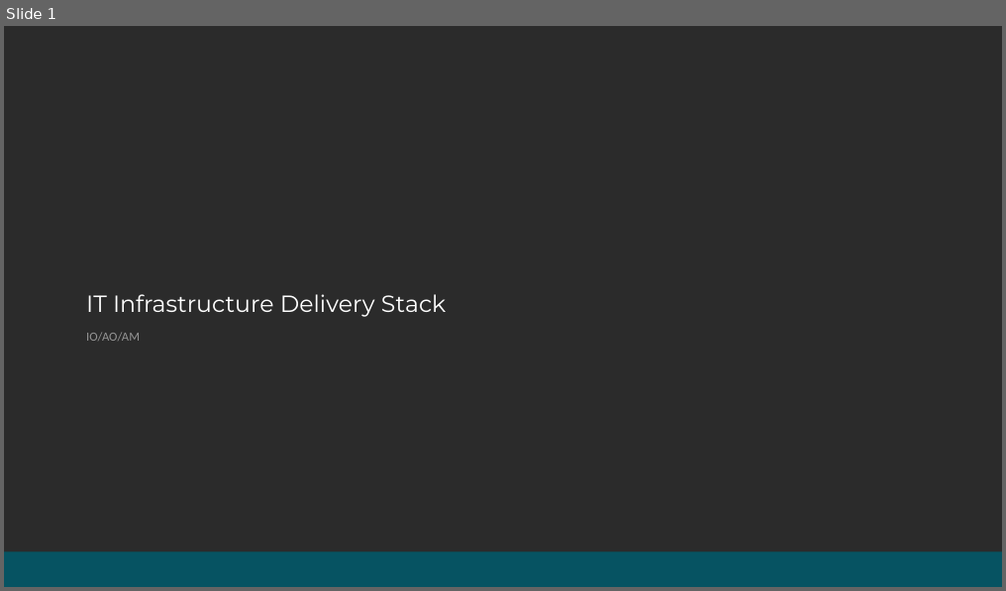
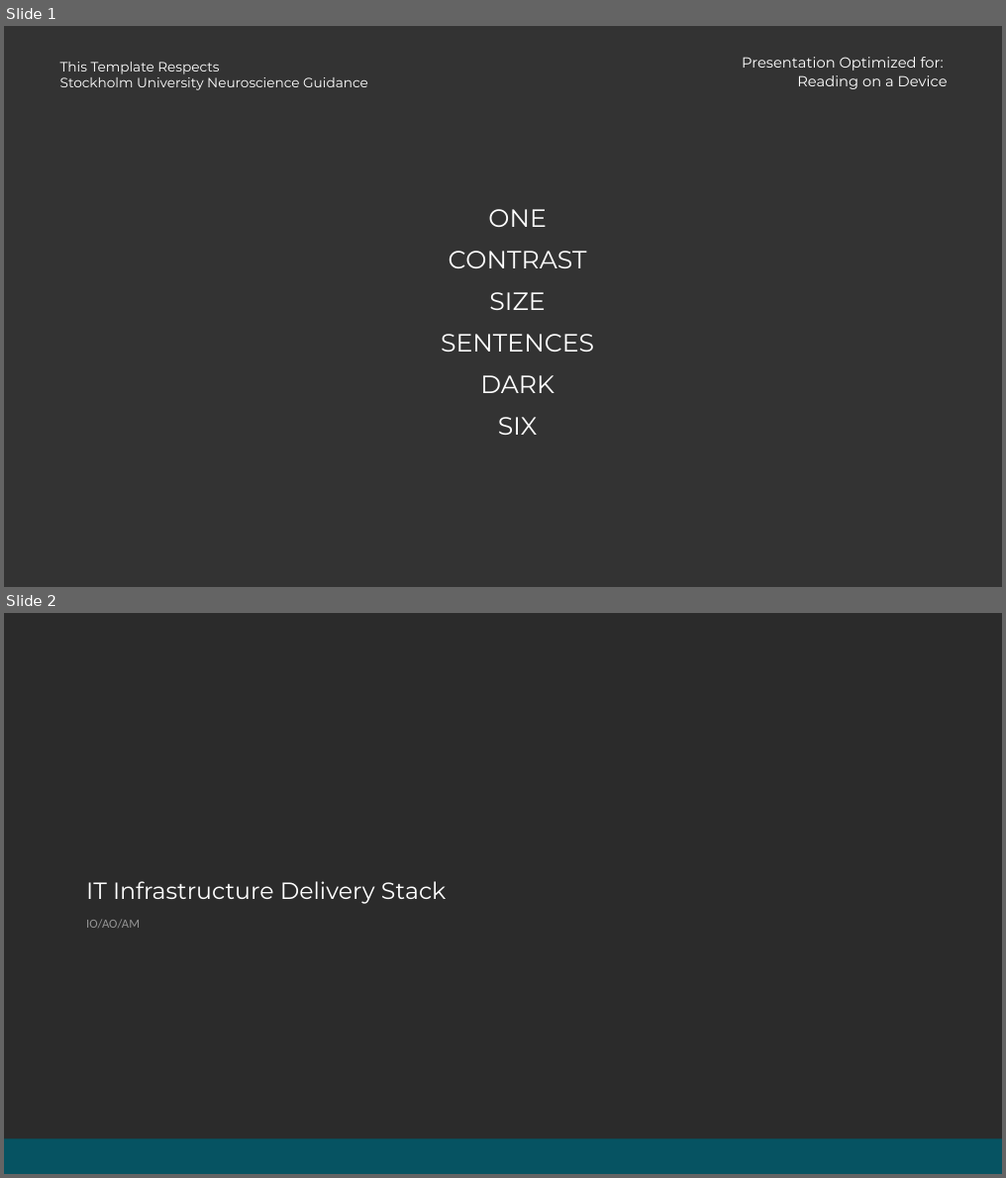
Before and after one commit to vonschutter/RTD-Tempate-Repository, a slide deck: Templates/IT-Admin/Enterprise Architecture/Diagram - IT Infrastructure Delivery Stack.odp. Shown one above the other, each under a label of ours: slide 1 before the commit, slides 1 and 2 after it. The pictures are 1006x591 and 1006x1178 pixels, drawn with LibreOffice and Linux fonts; fonts in the diff are those of the drawing; background and template pictures are left out; a plain dark background stands for a picture behind light text. Boxes give left, top, right and bottom in pixels: in the first picture for what was removed or moved away, otherwise in the second. Text is boxed around its words. In the diff, an @@ line names an element or a change of style, - is before the commit and + after.

```diff
--- a/Templates/IT-Admin/Enterprise Architecture/Diagram - IT Infrastructure Delivery Stack.odp
+++ b/Templates/IT-Admin/Enterprise Architecture/Diagram - IT Infrastructure Delivery Stack.odp
@@ slide 1 added at (x1=4, y1=26, x2=1002, y2=587), background picture (left out) @@
@@ title added at (x1=60, y1=62, x2=368, y2=90), 13 pt, text #FFFFFF @@
+This Template Respects
+Stockholm University Neuroscience Guidance
@@ text added at (x1=742, y1=57, x2=947, y2=89), 14 pt, text #FFFFFF @@
+Presentation Optimized for:
+Reading on a Device
@@ text added at (x1=441, y1=209, x2=594, y2=435), 24 pt, text #FFFFFF @@
+ONE
+CONTRAST
+SIZE
+SENTENCES
+DARK
+SIX
@@ what was slide 1 is now slide 2 @@
```
Also in this commit, not shown: 4 other files.
